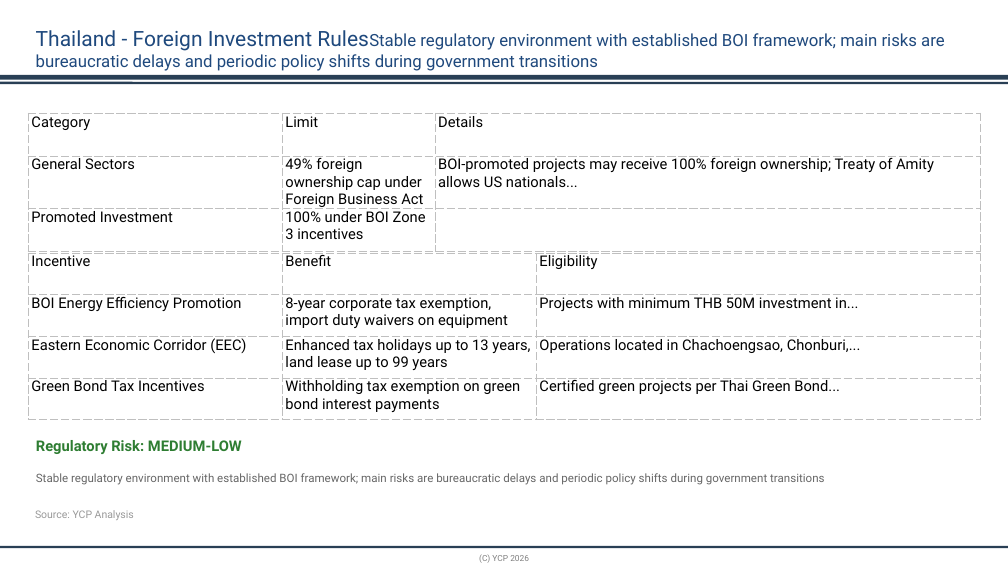
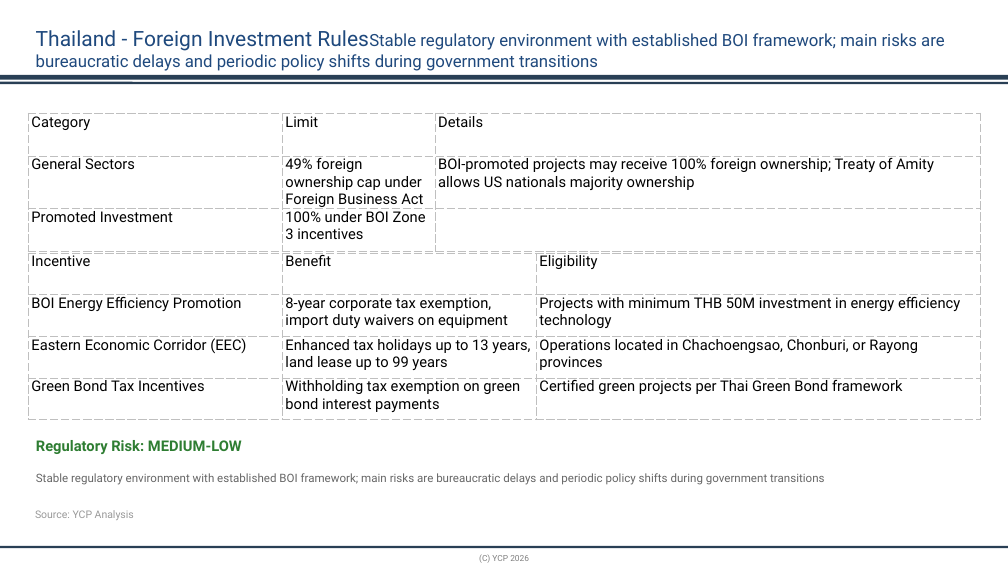
Before and after one commit to xvasjack/xvasjack.github.io, a slide deck: slide 8 of backend/market-research/test-output.pptx. Drawn at 1008x567 pixels with LibreOffice and Linux fonts; fonts in the diff are those of the drawing; background and template pictures are left out. Boxes give left, top, right and bottom in pixels: in the first picture for what was removed or moved away, otherwise in the second. Text is boxed around its words. In the diff, an @@ line names an element or a change of style, - is before the commit and + after.

```diff
--- a/backend/market-research/test-output.pptx
+++ b/backend/market-research/test-output.pptx
@@ table at bbox=[29, 113, 982, 243] @@
-row 2, column 3: BOI-promoted projects may receive 100% foreign ownership; Treaty of Amity allows US nationals...
+row 2, column 3: BOI-promoted projects may receive 100% foreign ownership; Treaty of Amity allows US nationals majority ownership
@@ table at bbox=[29, 253, 982, 420] @@
-row 2, column 3: Projects with minimum THB 50M investment in...
+row 2, column 3: Projects with minimum THB 50M investment in energy efficiency technology
-row 3, column 3: Operations located in Chachoengsao, Chonburi,...
+row 3, column 3: Operations located in Chachoengsao, Chonburi, or Rayong provinces
-row 4, column 3: Certified green projects per Thai Green Bond...
+row 4, column 3: Certified green projects per Thai Green Bond framework
```
Also in this commit, not shown: 13 other slides changed, 3 other files.
